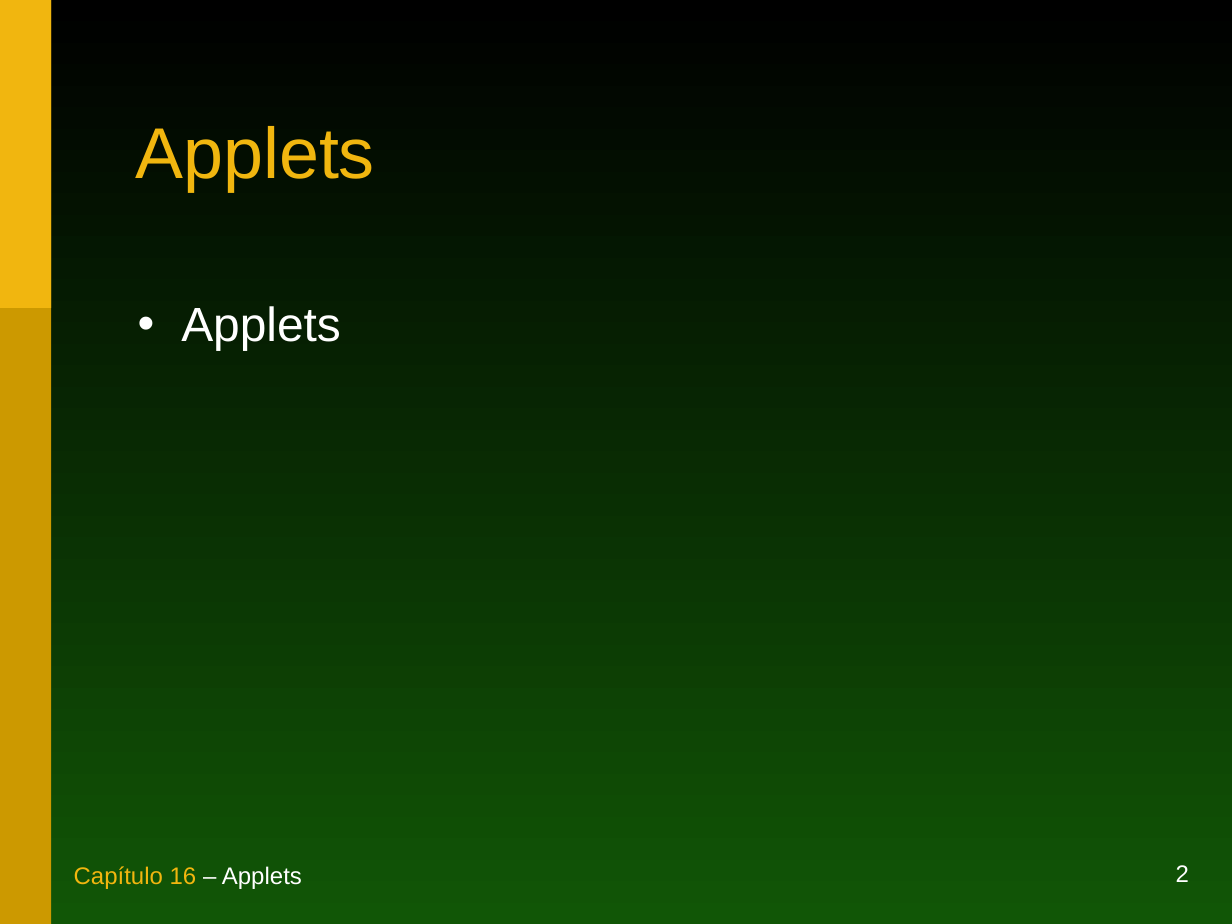
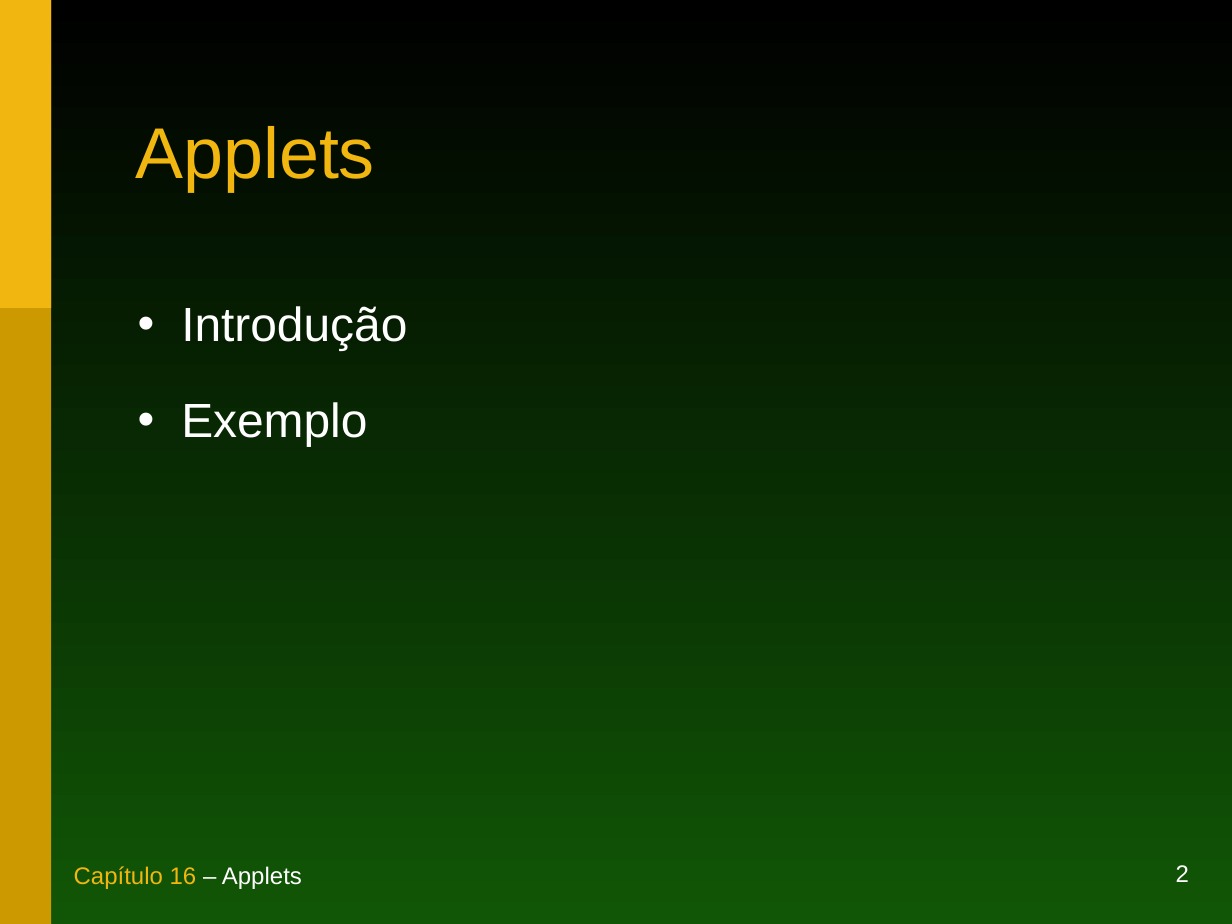
Before and after one commit to duchesqui/slzvieira-training, a slide deck: slide 2 of 1-Java-Programmer-Modulo-I/17.Capitulo16.ppt. Drawn at 1232x924 pixels with LibreOffice and Linux fonts; fonts in the diff are those of the drawing. Boxes give left, top, right and bottom in pixels: in the first picture for what was removed or moved away, otherwise in the second. Text is boxed around its words. In the diff, an @@ line names an element or a change of style, - is before the commit and + after.

```diff
--- a/1-Java-Programmer-Modulo-I/17.Capitulo16.ppt
+++ b/1-Java-Programmer-Modulo-I/17.Capitulo16.ppt
@@ text at [181, 306, 407, 446]: text changed @@
-• Applets
+• Introdução
+• Exemplo
```
Also in this commit, not shown: 42 other files.
